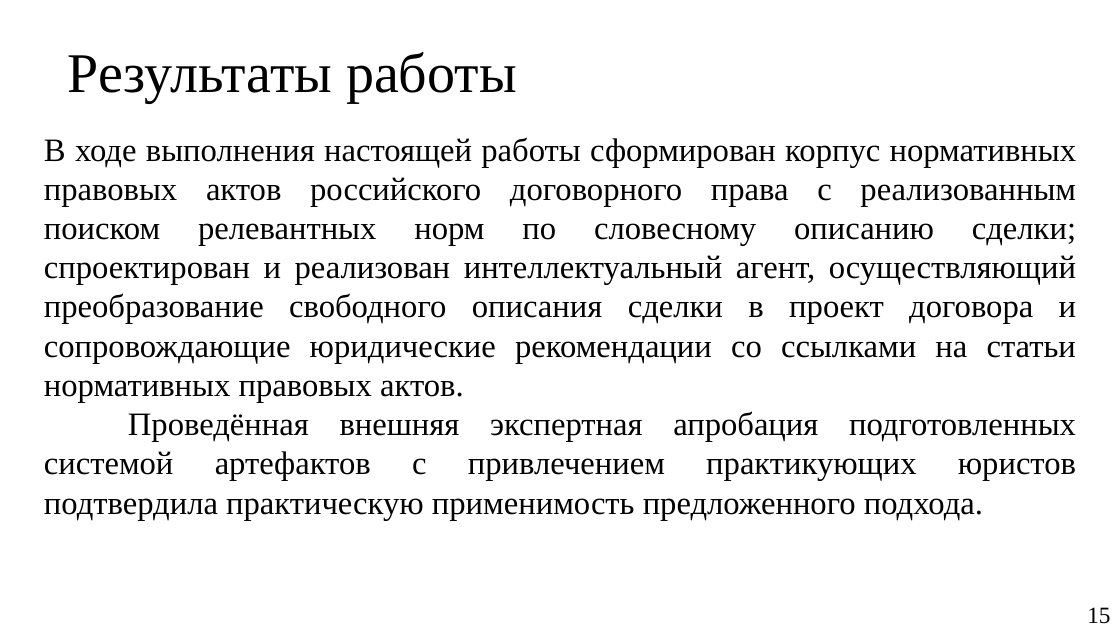
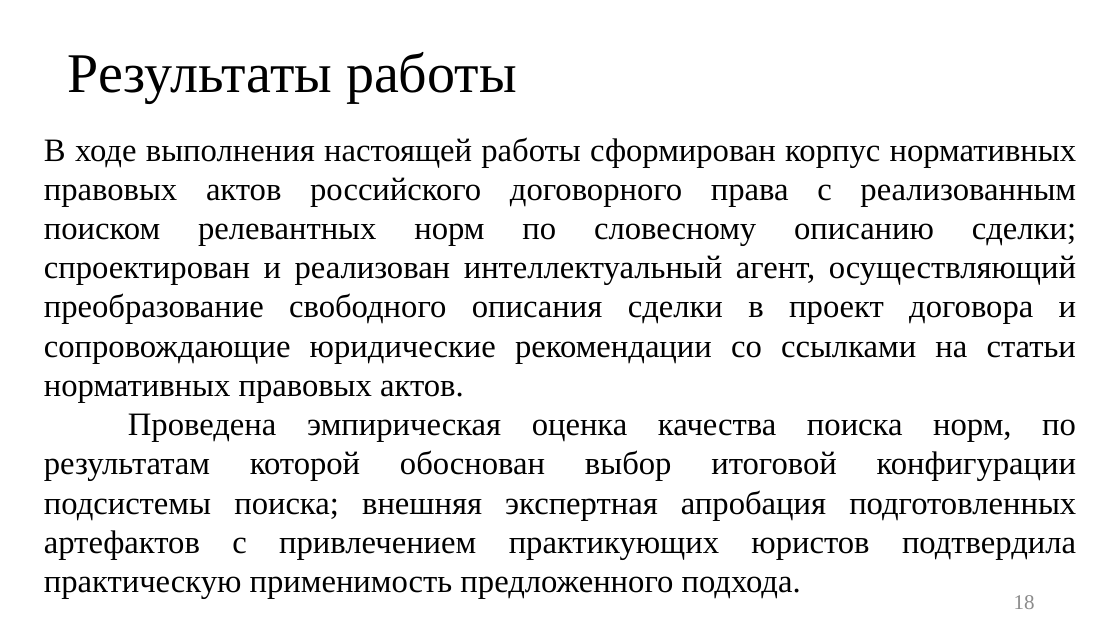
Before and after one commit to mrcirniko/vkr-tsirulev-nv, a slide deck: slide 18 of Презентация_к_ВКР_ЦирулевНВ_М8О-408Б-22.pptx (slide 17 before the commit). Drawn at 1120x630 pixels with LibreOffice and Linux fonts; fonts in the diff are those of the drawing. Boxes give left, top, right and bottom in pixels: in the first picture for what was removed or moved away, otherwise in the second. Text is boxed around its words. In the diff, an @@ line names an element or a change of style, - is before the commit and + after.

Commit message:
fixed appndix in text and changed presentation

```diff
--- a/Презентация_к_ВКР_ЦирулевНВ_М8О-408Б-22.pptx
+++ b/Презентация_к_ВКР_ЦирулевНВ_М8О-408Б-22.pptx
@@ text at [44, 413, 1077, 598]: text changed @@
-Проведённая внешняя экспертная апробация подготовленных системой артефактов с привлечением практикующих юристов подтвердила практическую применимость предложенного подхода.
+Проведена эмпирическая оценка качества поиска норм, по результатам которой обоснован выбор итоговой конфигурации подсистемы поиска; внешняя экспертная апробация подготовленных артефактов с привлечением практикующих юристов подтвердила практическую применимость предложенного подхода.
@@ page number added at [1014, 595, 1035, 609], 18 pt, text #8C8C8C @@
+18
@@ text removed at [1087, 607, 1110, 624] @@
-15
```
Also in this commit, not shown: 15 other slides changed, 3 slides added, 2 slides removed, 4 other files.
